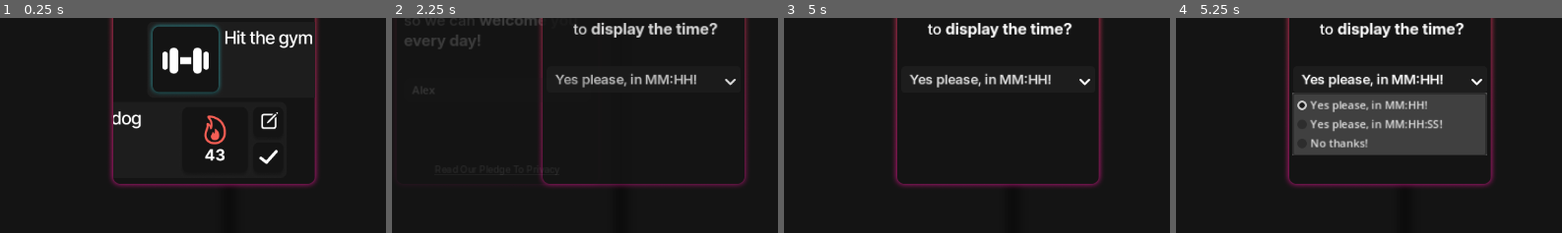
Above: before the commit, frames 1-4 (left to right).
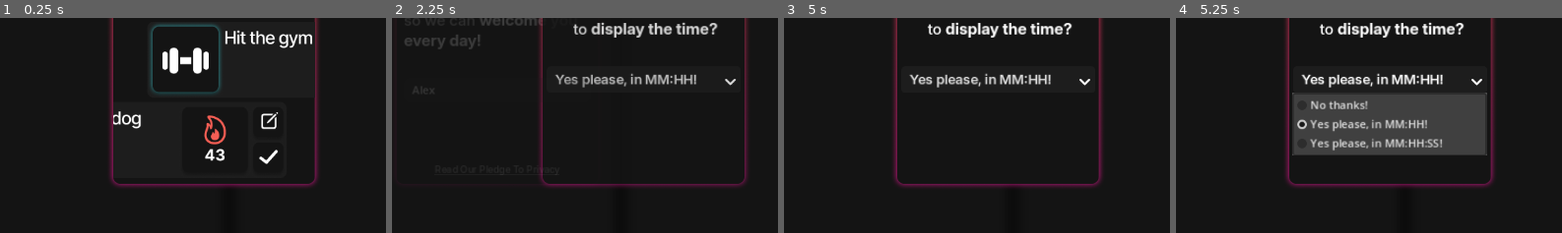
Above: after the commit, the same moments.

Repository: Firepixel85/Tasker-Labs
Game: Godot game, scene res://Main/main.tscn
Two runs of this game, one before a commit and one after it. Both use one fixed random seed, a clock stepped at 60 frames per second and the inputs below.
Inputs (mouse positions are % of the whole screen's width and height, from its top left):
- Up to frame 1 (0.25 s): no input
- Up to frame 2 (2.25 s): click (96, 51) at 0.5 s; click (51, 62) at 1.27 s; type "Alex" at 1.35 s; click (96, 51) at 2 s
- Up to frame 3 (5 s): click (3, 5) at 2.75 s; click (3, 13) at 3.5 s; click (4, 95) at 4.25 s
- Up to frame 4 (5.25 s): click "Yes please, in MM:HH!" at 5 s
The pictures show only the part of the screen within x 23-73%, y 45-95%; the shares and areas given below are measured in that part.

Frames 1-3 are identical in both runs. In frame 4, 1.8% of the frame differs, in the area x 31-69%, y 38-62%.

Commit message:
Updated bootscreen

Diff:
--- a/Orientation/Scripts/Orientation.gd
+++ b/Orientation/Scripts/Orientation.gd
@@ -11,9 +11,11 @@
 		visible = false
 	else:
 		visible = true
+	timesetting.add_item("No thanks!", 0)
 	timesetting.add_item("Yes please, in MM:HH!", 1)
 	timesetting.add_item("Yes please, in MM:HH:SS!", 2)
-	timesetting.add_item("No thanks!", 0)
+	timesetting.select(1)
+	"No thanks!"
 func _on_next_pressed() -> void:
 	if page == 3:
 		rtv.settings["time_setting"] = timesetting.selected
Binary file changed: Bootscreen High DPI.png
Not shown, changed: Bootscreen High DPI.png.import
Binary file removed: Bootscreen.png
Binary file added: Orientation/Textures/Bootscreen High DPI.png
Not shown, changed: Orientation/Textures/Bootscreen High DPI.png.import
